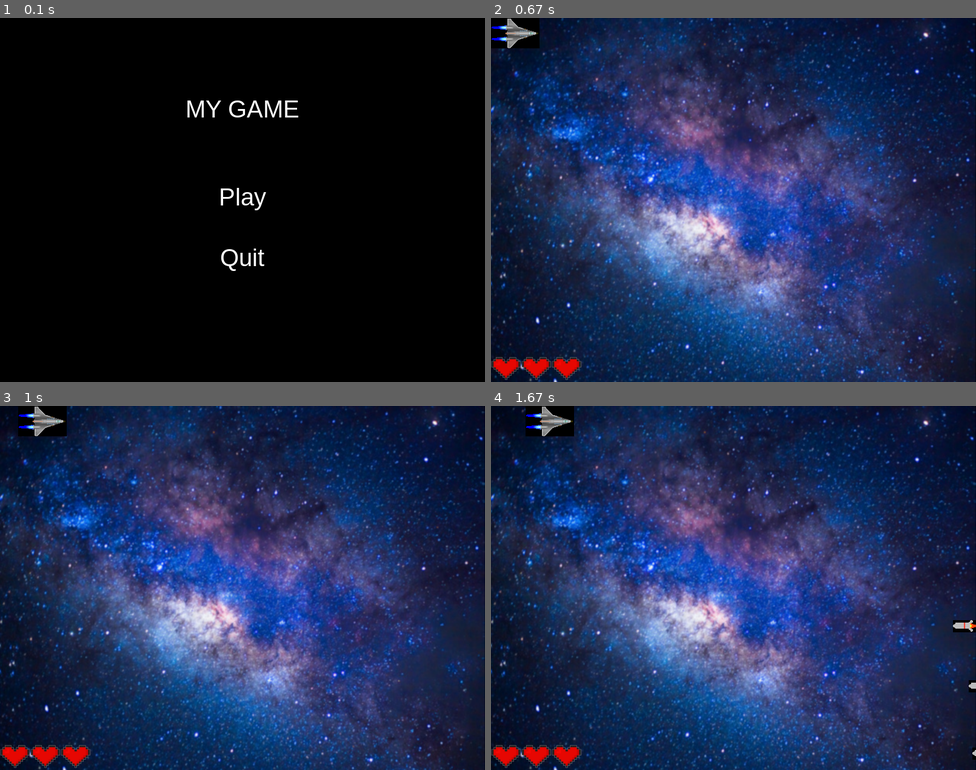
Above: before the commit, frames 1-4 (two rows, left to right).
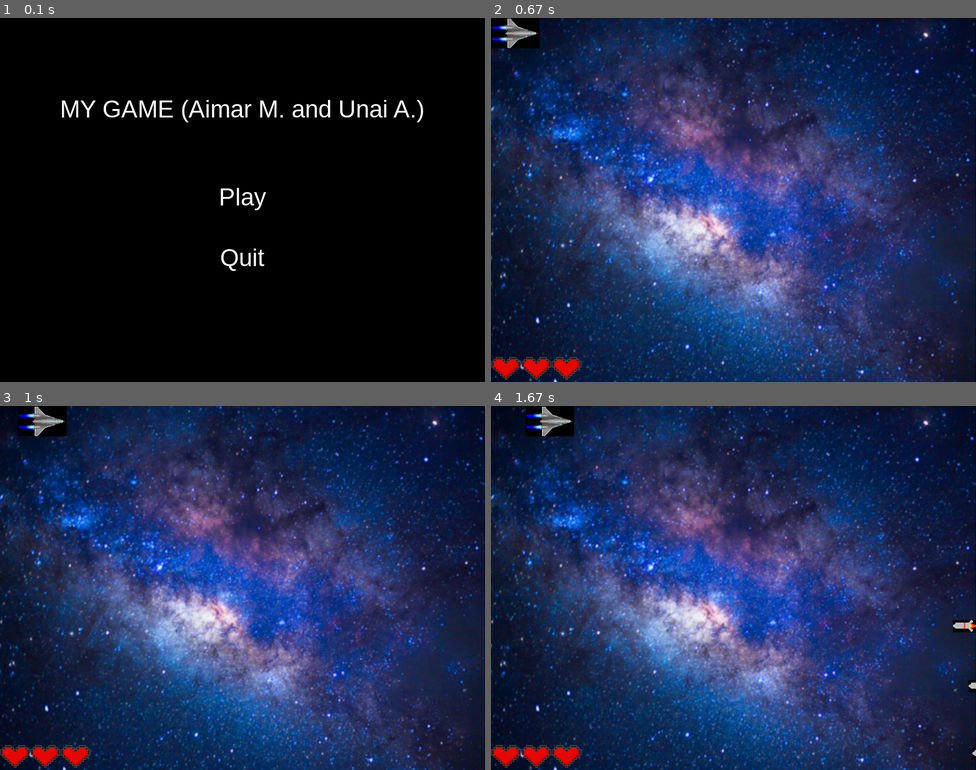
Above: after the commit, the same moments.

Repository: Aimar1109/3.Ebaluazioa
Game: pygame game, started from game.py
The game is run twice, just before and just after one commit, with the same random seed, the same clock (stepped at 60 frames per second) and the same inputs.
Inputs (mouse positions are in pixels of both pictures, inside the frame that each line leads up to):
- Up to frame 1 (0.1 s): no input
- Up to frame 2 (0.67 s): click (733, 200) at 0.38 s
- Up to frame 3 (1 s): hold Right from 0.67 s (still down)
- Up to frame 4 (1.67 s): release Right at 1.13 s; hold Up 1.17-1.47 s; hold Right from 1.5 s (still down)

The runs differ from the first frame. In frame 1, 1.4% of the frame differs, in the area x 12-88%, y 22-29%; in frame 2, nothing differs; in frame 3, nothing differs; in frame 4, nothing differs.

Commit message:
poniendo aimar y unai en el en screen del inicio

Diff:
--- a/game.py
+++ b/game.py
@@ -144,7 +144,8 @@
 def draw_menu(text):
     screen.fill((0, 0, 0))
     font = pygame.font.SysFont('arial', 40)
-    title1 = font.render(text, True, (255, 255, 255))
+    title1 = font.render(text + " (Aimar M. and Unai A.)",
+                         True, (255, 255, 255))
 
     start_button = font.render('Play', True, (255, 255, 255))
     end_button = font.render('Quit', True, (255, 255, 255))
